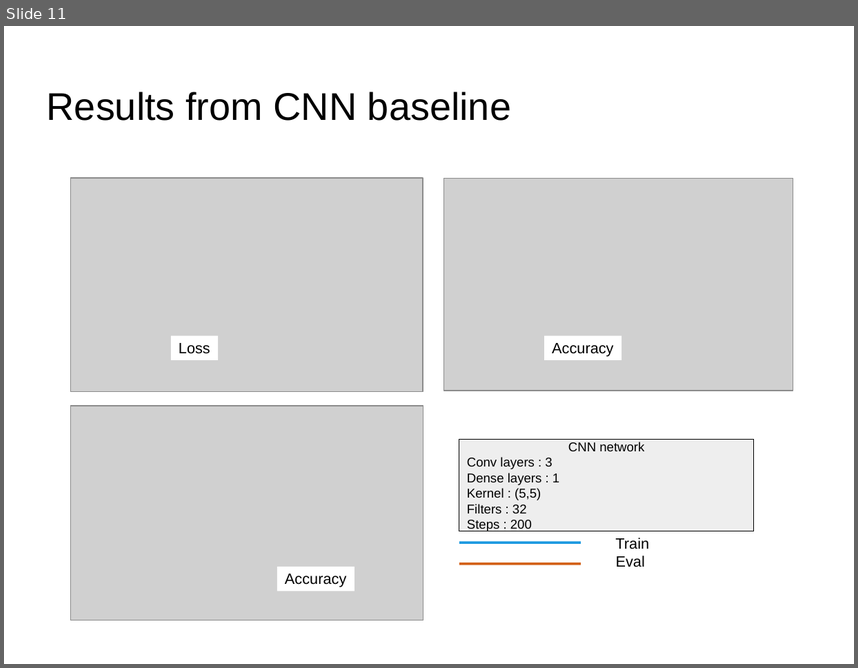
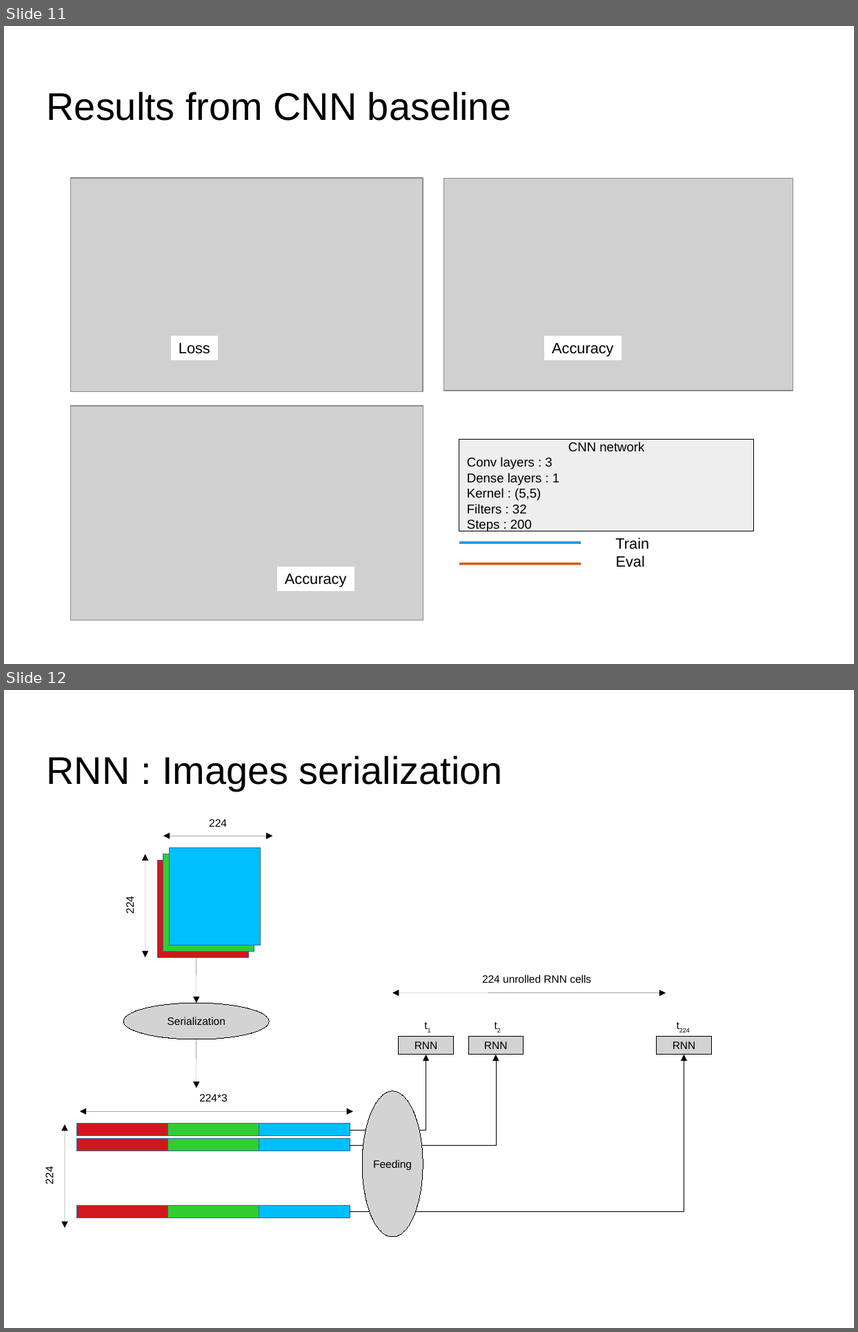
Before and after one commit to dataforcast/OC_Datascientist, a slide deck: P8/report/Openclassrooms_ParcoursDatascientist_P8-V1.odp. Shown one above the other, each under a label of ours: slide 11 before the commit, slides 11 and 12 after it. The pictures are 858x668 and 858x1332 pixels, drawn with LibreOffice and Linux fonts; fonts in the diff are those of the drawing; grey boxes stand for pictures; background and template pictures are left out. Boxes give left, top, right and bottom in pixels: in the first picture for what was removed or moved away, otherwise in the second. Text is boxed around its words. In the diff, an @@ line names an element or a change of style, - is before the commit and + after.

```diff
--- a/P8/report/Openclassrooms_ParcoursDatascientist_P8-V1.odp
+++ b/P8/report/Openclassrooms_ParcoursDatascientist_P8-V1.odp
@@ slide 12 added at bbox=[4, 690, 854, 1328], background picture (left out) @@
@@ title added at bbox=[47, 756, 503, 791], 36 pt, text #000000 @@
+RNN : Images serialization
@@ group added at bbox=[124, 819, 272, 957]: 3 rectangles, 2 double arrows, 2 texts @@
+224
+224
@@ arrow added from (196, 957) to (197, 1003), #000000 0 pt @@
@@ text added at bbox=[482, 974, 591, 983], 10 pt, text #000000 @@
+224 unrolled RNN cells
@@ double arrow added from (392, 992) to (666, 992), #000000 0 pt @@
@@ ellipse added at bbox=[123, 1003, 270, 1039], fill #D3D3D3, outline #000000 0 pt, 10 pt, text #000000 @@
+Serialization
@@ text added at bbox=[417, 1016, 438, 1038], 10 pt, text #000000 @@
+t1
@@ text added at bbox=[487, 1016, 508, 1038], 10 pt, text #000000 @@
+t2
@@ text added at bbox=[669, 1016, 697, 1038], 10 pt, text #000000 @@
+t224
@@ arrow added from (196, 1039) to (197, 1088), #000000 0 pt @@
@@ rectangle added at bbox=[399, 1036, 454, 1055], fill #D3D3D3, outline #000000 0 pt, 10 pt, text #000000 @@
+RNN
@@ rectangle added at bbox=[468, 1036, 523, 1055], fill #D3D3D3, outline #000000 0 pt, 10 pt, text #000000 @@
+RNN
@@ rectangle added at bbox=[657, 1036, 711, 1055], fill #D3D3D3, outline #000000 0 pt, 10 pt, text #000000 @@
+RNN
@@ elbow arrow added from (350, 1130) to (426, 1054), #000000 0 pt @@
@@ elbow arrow added from (350, 1144) to (496, 1054), #000000 0 pt @@
@@ elbow arrow added from (350, 1212) to (684, 1054), #000000 0 pt @@
@@ group added at bbox=[43, 1094, 353, 1228]: 9 rectangles, 2 double arrows, 2 texts @@
+224
+224*3
@@ ellipse added at bbox=[363, 1091, 424, 1237], fill #D3D3D3, outline #000000 0 pt, 10 pt, text #000000 @@
+Feeding
```
Also in this commit, not shown: 4 other slides added, 6 other files.
